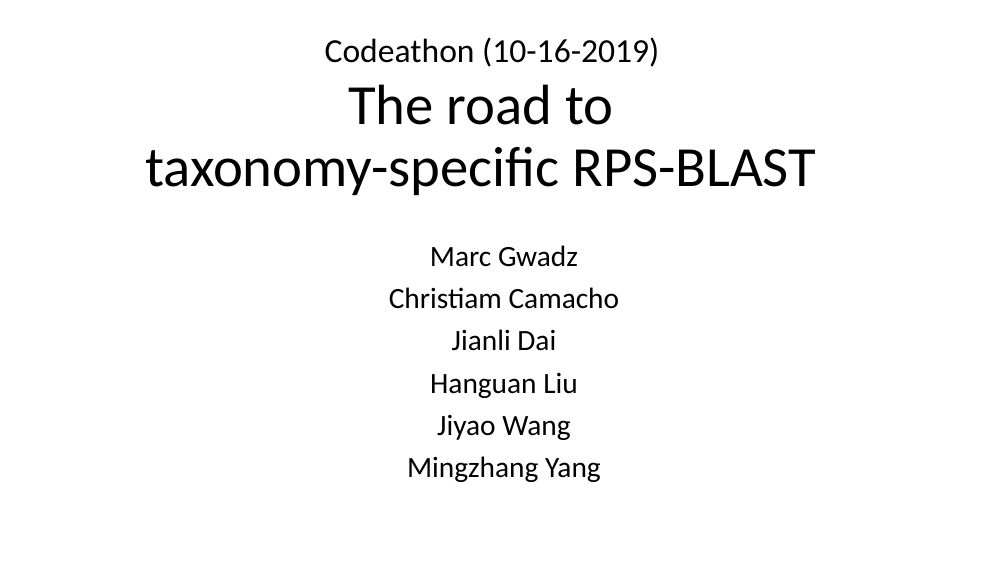
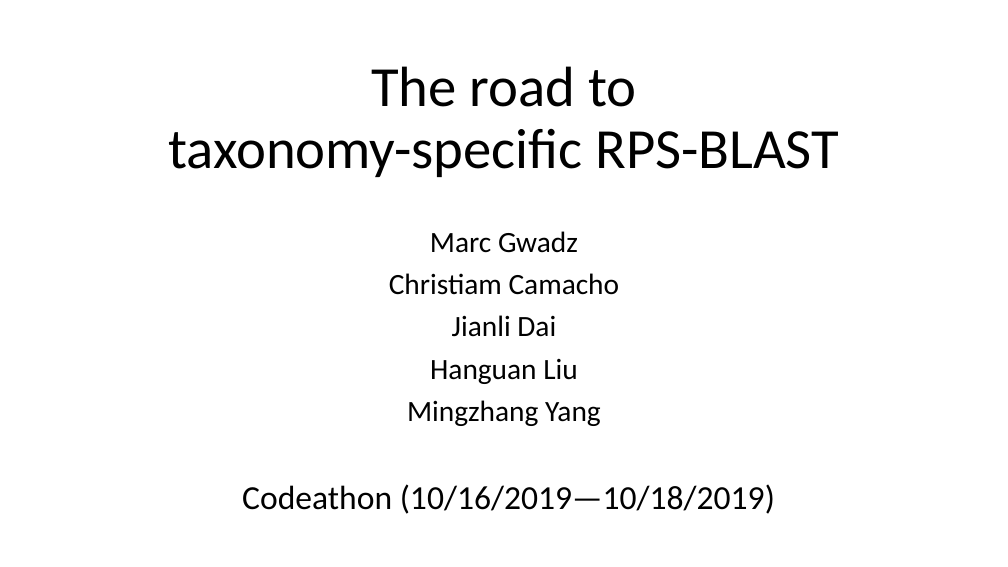
Before and after one commit to NCBI-Codeathons/Taxonomy-specific-RPS-BLAST-part-I, a slide deck: slide 1 of Presentation/Taxonomy-specific RPS-BLAST.pptx. Drawn at 1008x567 pixels with LibreOffice and Linux fonts; fonts in the diff are those of the drawing. Boxes give left, top, right and bottom in pixels: in the first picture for what was removed or moved away, otherwise in the second. Text is boxed around its words. In the diff, an @@ line names an element or a change of style, - is before the commit and + after.

```diff
--- a/Presentation/Taxonomy-specific RPS-BLAST.pptx
+++ b/Presentation/Taxonomy-specific RPS-BLAST.pptx
@@ title "The road to taxonomy-specific RPS-BLAST": place and size @@
-title "The road to taxonomy-specific RPS-BLAST" at (145,84,816,195)
+title "The road to taxonomy-specific RPS-BLAST" at (168,66,839,177)
@@ subtitle "Marc Gwadz": place and size @@
-subtitle "Marc Gwadz" at (389,245,620,482)
+subtitle "Marc Gwadz" at (389,231,620,426)
@@ subtitle at (437,415,570,440): paragraph removed @@
-Jiyao Wang
@@ text at (242,484,775,514): text changed @@
-Codeathon (10-16-2019)
+Codeathon (10/16/2019—10/18/2019)
```
Also in this commit, not shown: 3 other slides changed, 4 slides added, 1 slide removed.
